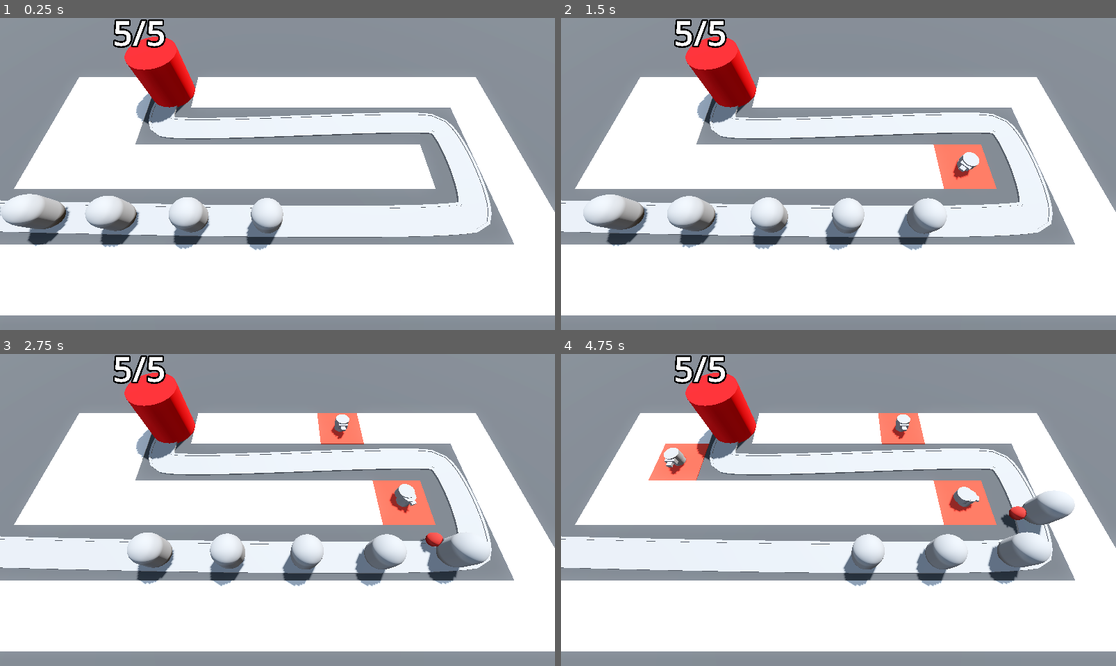
Above: before the commit, frames 1-4 (two rows, left to right).
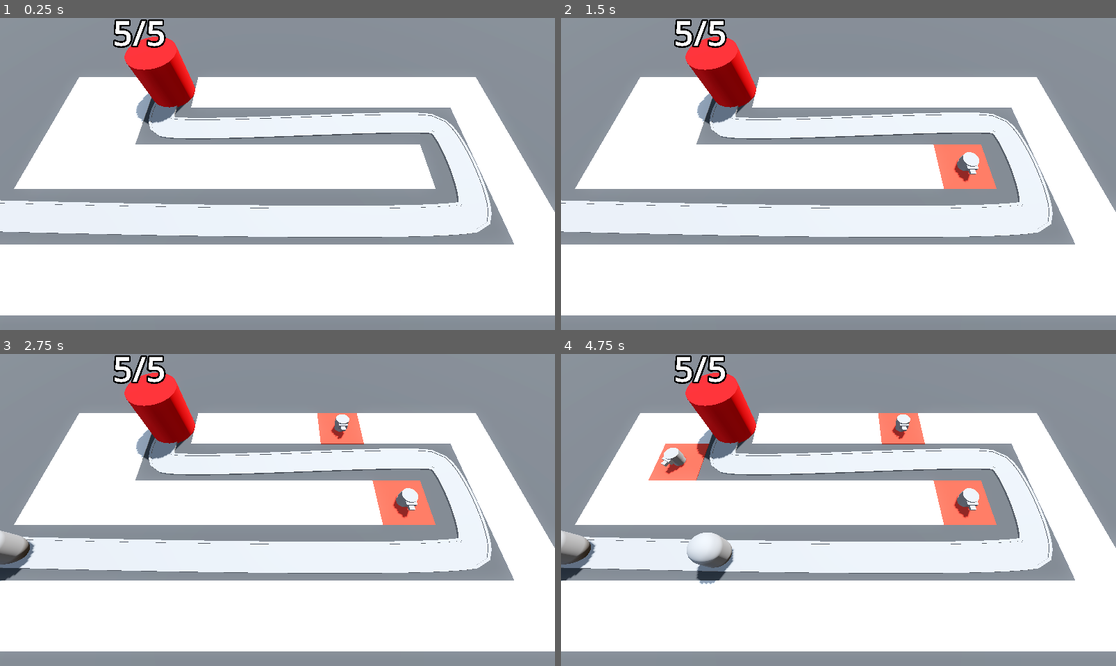
Above: after the commit, the same moments.

Repository: yubinex/barbarian-blaster
Game: Godot game, scene res://base_level.tscn
The game is run twice, just before and just after one commit, with the same random seed, the same clock (stepped at 60 frames per second) and the same inputs.
Inputs (mouse positions are in pixels of both pictures, inside the frame that each line leads up to):
- Up to frame 1 (0.25 s): no input
- Up to frame 2 (1.5 s): move the mouse to (960, 158) at 0.52 s; click (960, 158) at 0.6 s; move the mouse to (727, 189) at 1.27 s; click (727, 189) at 1.35 s
- Up to frame 3 (2.75 s): move the mouse to (333, 441) at 2.02 s; click (333, 441) at 2.1 s
- Up to frame 4 (4.75 s): move the mouse to (810, 572) at 2.77 s; click (810, 572) at 2.85 s; move the mouse to (1005, 556) at 3.52 s; click (1005, 556) at 3.6 s; move the mouse to (672, 463) at 4.27 s; click (672, 463) at 4.35 s

The runs differ from the first frame. In frame 1, 3.2% of the frame differs, in the area x 0-52%, y 56-75%; in frame 2, 4.0%; in frame 3, 4.9%; in frame 4, 5.2%, in the area x 0-93%, y 32-75%.

Commit message:
feat: refactor enemy path and add spawning logic
Refactored Path3D node to EnemyPath for better organization.
Added Timer node to EnemyPath to handle enemy spawning with a 2-second interval.
Removed old enemy nodes (Enemy, Enemy2, etc.) and their associated properties.
Created new enemy_path.gd script to manage enemy instantiation via the spawn_enemy method.
Adjusted turret animations to correct timing and keyframe data for accurate fire animation.

Diff:
--- a/base_level.tscn
+++ b/base_level.tscn
@@ -1,9 +1,10 @@
-[gd_scene load_steps=12 format=3 uid="uid://d2e48pkiue05b"]
+[gd_scene load_steps=13 format=3 uid="uid://d2e48pkiue05b"]
 
 [ext_resource type="PackedScene" uid="uid://b7k1eviu1hqnv" path="res://ray_picker_camera/ray_picker_camera.tscn" id="1_3o4py"]
 [ext_resource type="MeshLibrary" uid="uid://bjxqm8dl62vpq" path="res://mesh_libraries/space_library.tres" id="1_bo3yr"]
 [ext_resource type="PackedScene" uid="uid://cjjp0ktvuwklo" path="res://enemy/enemy.tscn" id="2_5vx1e"]
 [ext_resource type="PackedScene" uid="uid://dktmdfrwmunm0" path="res://base/base.tscn" id="3_eesb3"]
+[ext_resource type="Script" uid="uid://bdv10n86whde2" path="res://enemy_path.gd" id="3_u2wky"]
 [ext_resource type="Script" uid="uid://do85jbekc64th" path="res://turret_manager.gd" id="5_ftfrf"]
 [ext_resource type="PackedScene" uid="uid://l73sv81ny4tb" path="res://turret/turret.tscn" id="6_u2wky"]
 
@@ -57,10 +58,12 @@
 "cells": PackedInt32Array(65535, 65534, 0, 65535, 2, 0, 65531, 65535, 0, 4, 65535, 0, 65531, 65534, 0, 65532, 65534, 0, …(306 unchanged characters)…
 }
 
-[node name="Path3D" type="Path3D" parent="."]
+[node name="EnemyPath" type="Path3D" parent="."]
 curve = SubResource("Curve3D_bo3yr")
+script = ExtResource("3_u2wky")
+enemy_scene = ExtResource("2_5vx1e")
 
-[node name="Road" type="CSGPolygon3D" parent="Path3D"]
+[node name="Road" type="CSGPolygon3D" parent="EnemyPath"]
 polygon = PackedVector2Array(-1, 0, -1, 0.1, 1, 0.1, 1, 0)
 mode = 2
 path_node = NodePath("..")
@@ -74,7 +77,7 @@
 path_u_distance = 1.0
 path_joined = false
 
-[node name="LeftEdge" type="CSGPolygon3D" parent="Path3D"]
+[node name="LeftEdge" type="CSGPolygon3D" parent="EnemyPath"]
 polygon = PackedVector2Array(-1.1, 0, -1.1, 0.15, -0.9, 0.15, -0.9, 0)
 mode = 2
 path_node = NodePath("..")
@@ -88,7 +91,7 @@
 path_u_distance = 1.0
 path_joined = false
 
-[node name="RightEdge" type="CSGPolygon3D" parent="Path3D"]
+[node name="RightEdge" type="CSGPolygon3D" parent="EnemyPath"]
 polygon = PackedVector2Array(0.9, 0, 0.9, 0.15, 1.1, 0.15, 1.1, 0)
 mode = 2
 path_node = NodePath("..")
@@ -102,24 +105,9 @@
 path_u_distance = 1.0
 path_joined = false
 
-[node name="Enemy" parent="Path3D" instance=ExtResource("2_5vx1e")]
-transform = Transform3D(9.38923e-05, 0, -0.99999, 0, 1, 0, 0.99999, 0, 9.38923e-05, -21.8928, 0, 6.00543)
-
-[node name="Enemy2" parent="Path3D" instance=ExtResource("2_5vx1e")]
-transform = Transform3D(-0.0239826, 0, -0.999701, 0, 1, 0, 0.999701, 0, -0.0239826, -16.8945, 0, 6.13439)
-progress = 5.0
-
-[node name="Enemy3" parent="Path3D" instance=ExtResource("2_5vx1e")]
-transform = Transform3D(-0.0205991, 0, -0.999777, 0, 1, 0, 0.999778, 0, -0.020599, -11.8958, 0, 6.24597)
-progress = 10.0
-
-[node name="Enemy4" parent="Path3D" instance=ExtResource("2_5vx1e")]
-transform = Transform3D(-0.016581, 0, -0.999852, 0, 1, 0, 0.999852, 0, -0.016581, -6.89659, 0, 6.33932)
-progress = 15.0
-
-[node name="Enemy5" parent="Path3D" instance=ExtResource("2_5vx1e")]
-transform = Transform3D(-0.0111497, 0, -0.999927, 0, 1, 0, 0.999928, 0, -0.0111497, -1.89707, 0, 6.40947)
-progress = 20.0
+[node name="Timer" type="Timer" parent="EnemyPath"]
+wait_time = 2.0
+autostart = true
 
 [node name="Base" parent="." instance=ExtResource("3_eesb3")]
 transform = Transform3D(1, 0, 0, 0, 1, 0, 0, 0, 1, -10, 0, -6)
@@ -127,4 +115,6 @@
 [node name="TurretManager" type="Node3D" parent="." node_paths=PackedStringArray("enemy_path")]
 script = ExtResource("5_ftfrf")
 turret = ExtResource("6_u2wky")
-enemy_path = NodePath("../Path3D")
+enemy_path = NodePath("../EnemyPath")
+
+[connection signal="timeout" from="EnemyPath/Timer" to="EnemyPath" method="spawn_enemy"]
--- /dev/null
+++ b/enemy_path.gd
@@ -0,0 +1,10 @@
+class_name EnemyPath
+extends Path3D
+
+
+@export var enemy_scene: PackedScene
+
+
+func spawn_enemy() -> void:
+	var new_enemy = enemy_scene.instantiate()
+	add_child(new_enemy)
--- a/turret/turret.tscn
+++ b/turret/turret.tscn
@@ -17,6 +17,21 @@
 [sub_resource type="BoxMesh" id="BoxMesh_vfthy"]
 size = Vector3(0.4, 0.2, 0.5)
 
+[sub_resource type="Animation" id="Animation_1p48p"]
+length = 0.001
+tracks/0/type = "value"
+tracks/0/imported = false
+tracks/0/enabled = true
+tracks/0/path = NodePath("TurretBase/TurretTop:position")
+tracks/0/interp = 1
+tracks/0/loop_wrap = true
+tracks/0/keys = {
+"times": PackedFloat32Array(0),
+"transitions": PackedFloat32Array(1),
+"update": 0,
+"values": [Vector3(0, 0.3, 0)]
+}
+
 [sub_resource type="Animation" id="Animation_2876l"]
 resource_name = "fire"
 length = 0.3
@@ -31,21 +46,6 @@
 "transitions": PackedFloat32Array(1, 1),
 "update": 0,
 "values": [Vector3(0, 0.3, -0.6), Vector3(0, 0.3, 0)]
-}
-
-[sub_resource type="Animation" id="Animation_1p48p"]
-length = 0.001
-tracks/0/type = "value"
-tracks/0/imported = false
-tracks/0/enabled = true
-tracks/0/path = NodePath("TurretBase/TurretTop:position")
-tracks/0/interp = 1
-tracks/0/loop_wrap = true
-tracks/0/keys = {
-"times": PackedFloat32Array(0),
-"transitions": PackedFloat32Array(1),
-"update": 0,
-"values": [Vector3(0, 0.3, 0)]
 }
 
 [sub_resource type="AnimationLibrary" id="AnimationLibrary_uqrhp"]
Not shown, added: enemy_path.gd.uid
